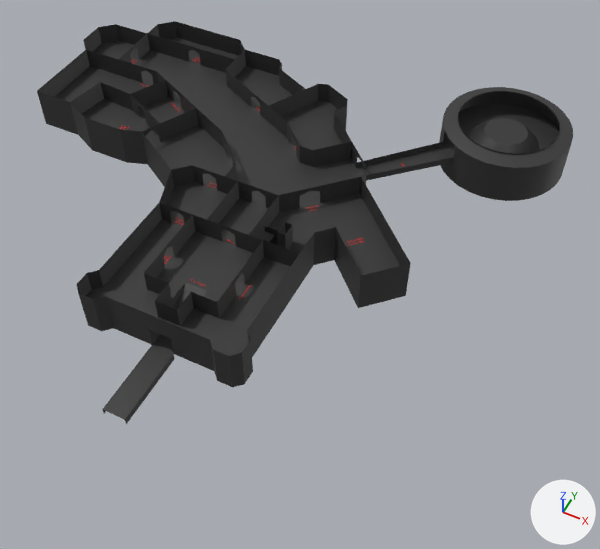
The Blender file Assets/Models/ShaderCastle.blend: old version first, new version second.
Both versions are drawn from a camera (50 mm lens) standing at (40.7, -35.4, 76.0) and looking at (7.8, 30.6, -6.5). The lights are fixed; the arrows at lower right show +X, +Y and +Z. The first picture is the older version.

Objects in the first picture: 'Floor -1 -col', 'Floor 0 -col'.
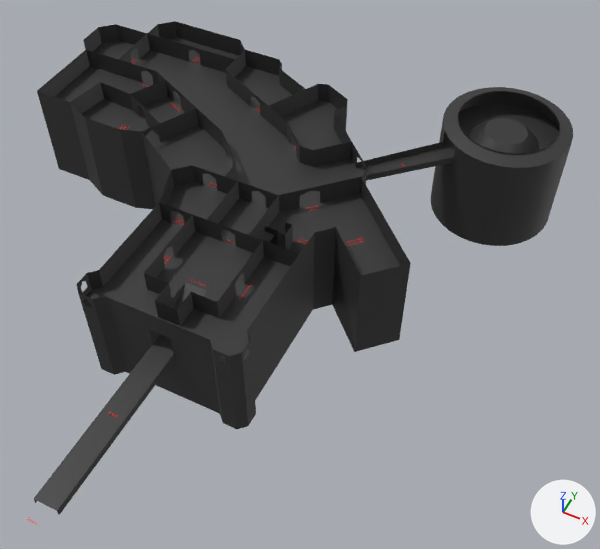
Changed parts and their boxes [x1, y1, x2, y2] in the pictures (600 x 549 px; the box of a moved part takes in the faces that stretch with it):
'Floor -2 -col', added
    after: [46, 124, 561, 429]
'Floor -1 -col', reshaped (29% taller)
    before: [42, 108, 566, 424]
    after: [34, 108, 566, 515]
part 1 of me_plane_001, moved or reshaped
    before: [102, 345, 174, 424]
    after: [34, 345, 174, 515]

The change in detail:
me_plane_001 is used by ob_floor__1__col; location (0.0, 0.0, -3.0).
Before the commit, vertices of me_plane_001: 21 (-1.5, 0.0, 0.0) at pixel (102, 409), 22 (1.5, 0.0, 0.0) at pixel (124, 419), 25 (-1.5, 0.0, -1.0) at pixel (103, 414), 26 (1.5, 0.0, -1.0) at pixel (126, 424).
me_plane_001 had 287 vertices, 195 faces and spanned x -41.0..34.0, y 0.0..70.0, z -1.0..3.0.
me_plane_001 now has 287 vertices, 195 faces and spans x -41.0..34.0, y -12.0..70.0, z -1.0..3.0.
Part 1, on me_plane_001:
Vertices 21, 22, 25, 26 of me_plane_001 move by (0.0, -12.0, 0.0).
Mesh me_plane_002 is new.
It has 160 vertices, 82 faces and spans x -41.0..34.0, y 9.0..70.0, z -9.0..0.0.
It uses material mat_333333 (dark grey #333333).
Object 'Floor -2 -col' (ob_floor__2__col) is new; it shows me_plane_002.
Its location is (0.0, 0.0, -3.0).
